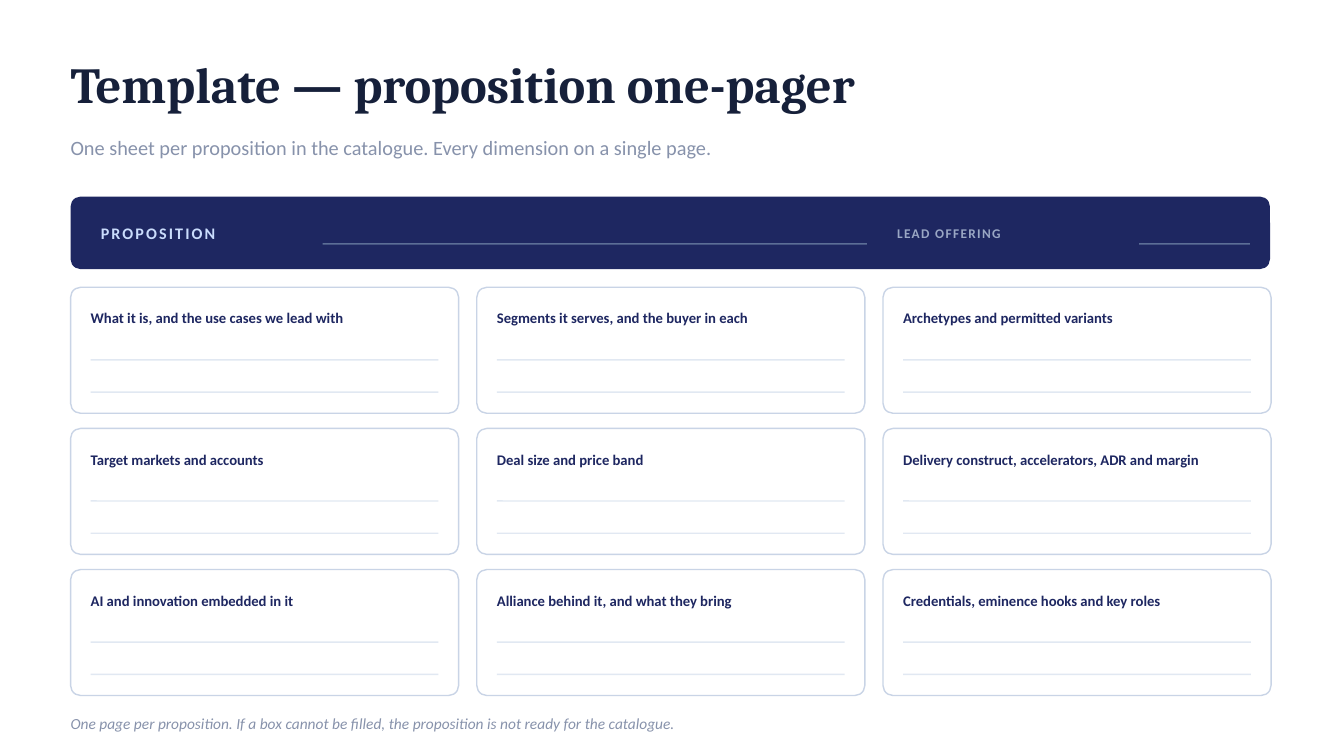
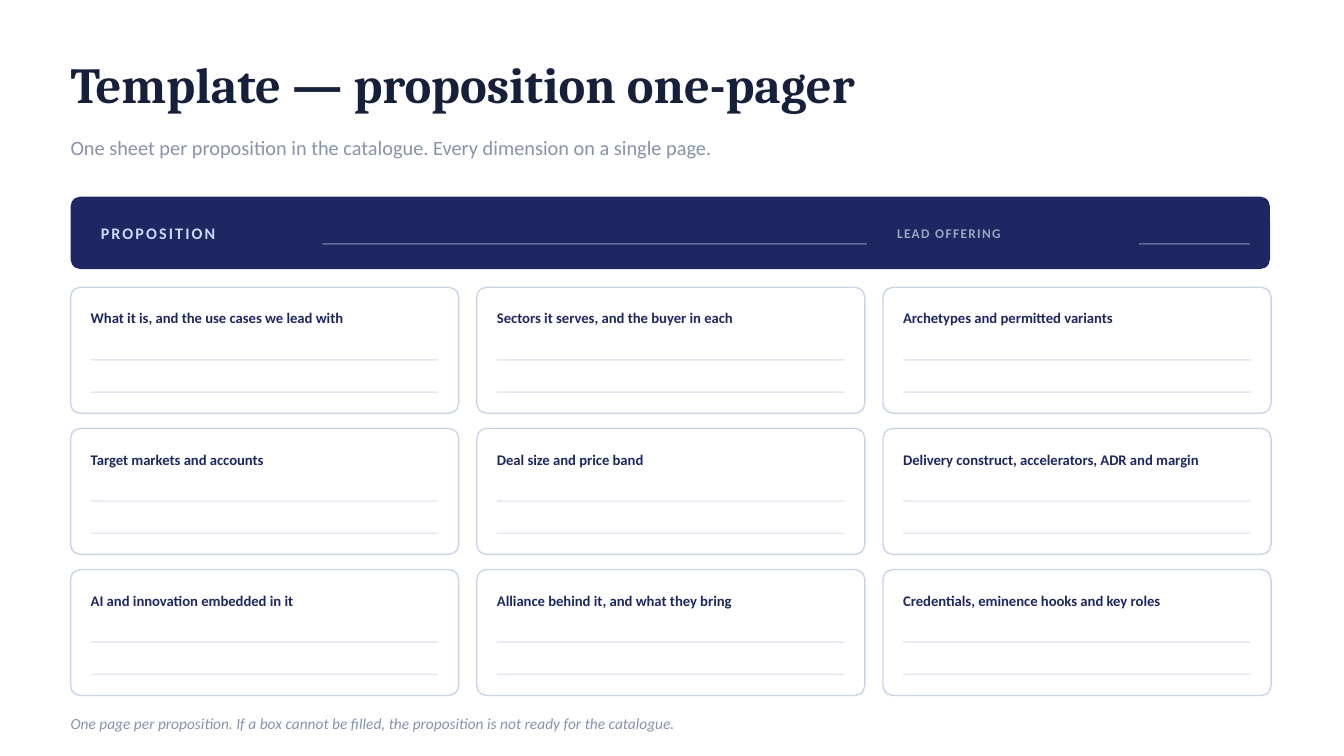
Before and after one commit to dhajjar-cyber/bae, a slide deck: slide 30 of FSI strategy/EAI&D-FSI-Strategy-Development-Plan.pptx. Drawn at 1344x756 pixels with LibreOffice and Linux fonts; fonts in the diff are those of the drawing. Boxes give left, top, right and bottom in pixels: in the first picture for what was removed or moved away, otherwise in the second. Text is boxed around its words. In the diff, an @@ line names an element or a change of style, - is before the commit and + after.

```diff
--- a/FSI strategy/EAI&D-FSI-Strategy-Development-Plan.pptx
+++ b/FSI strategy/EAI&D-FSI-Strategy-Development-Plan.pptx
@@ text at (x1=497, y1=312, x2=733, y2=326): text changed @@
-Segments it serves, and the buyer in each
+Sectors it serves, and the buyer in each
```
Also in this commit, not shown: 18 other slides changed, 2 other files.
